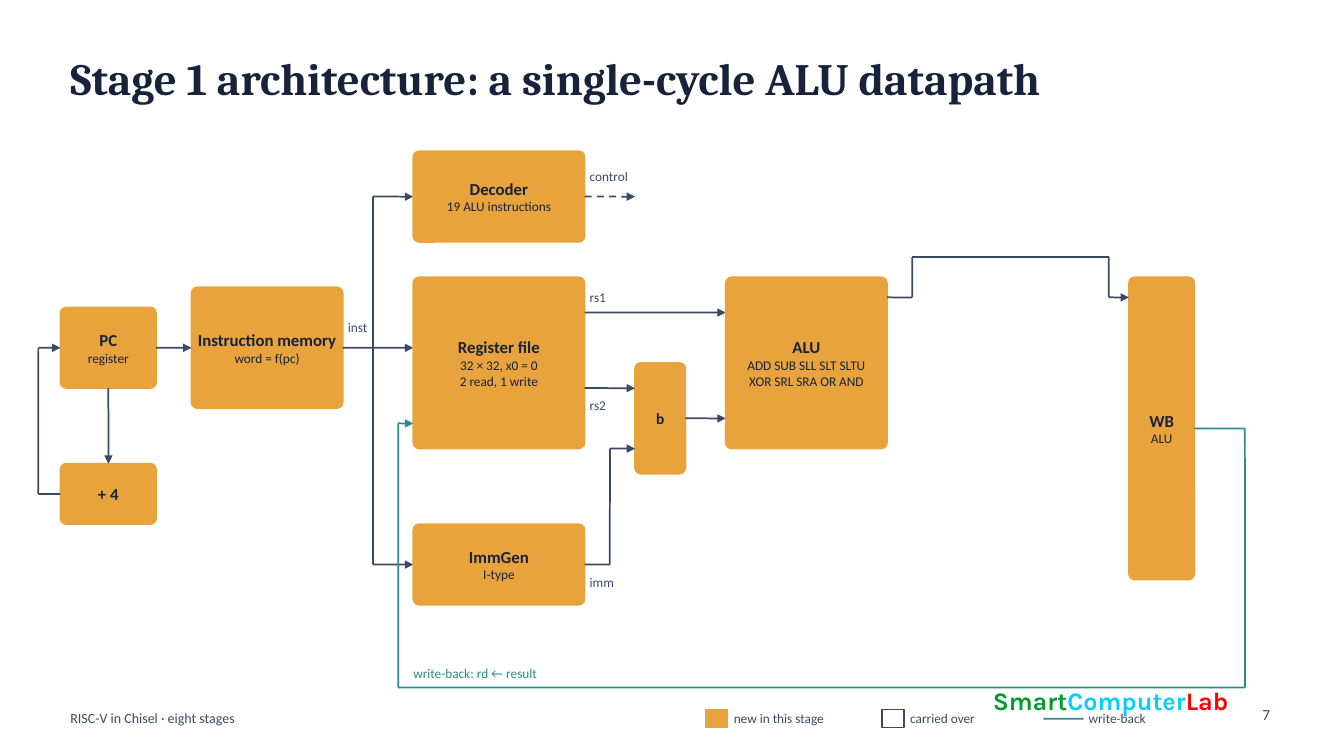
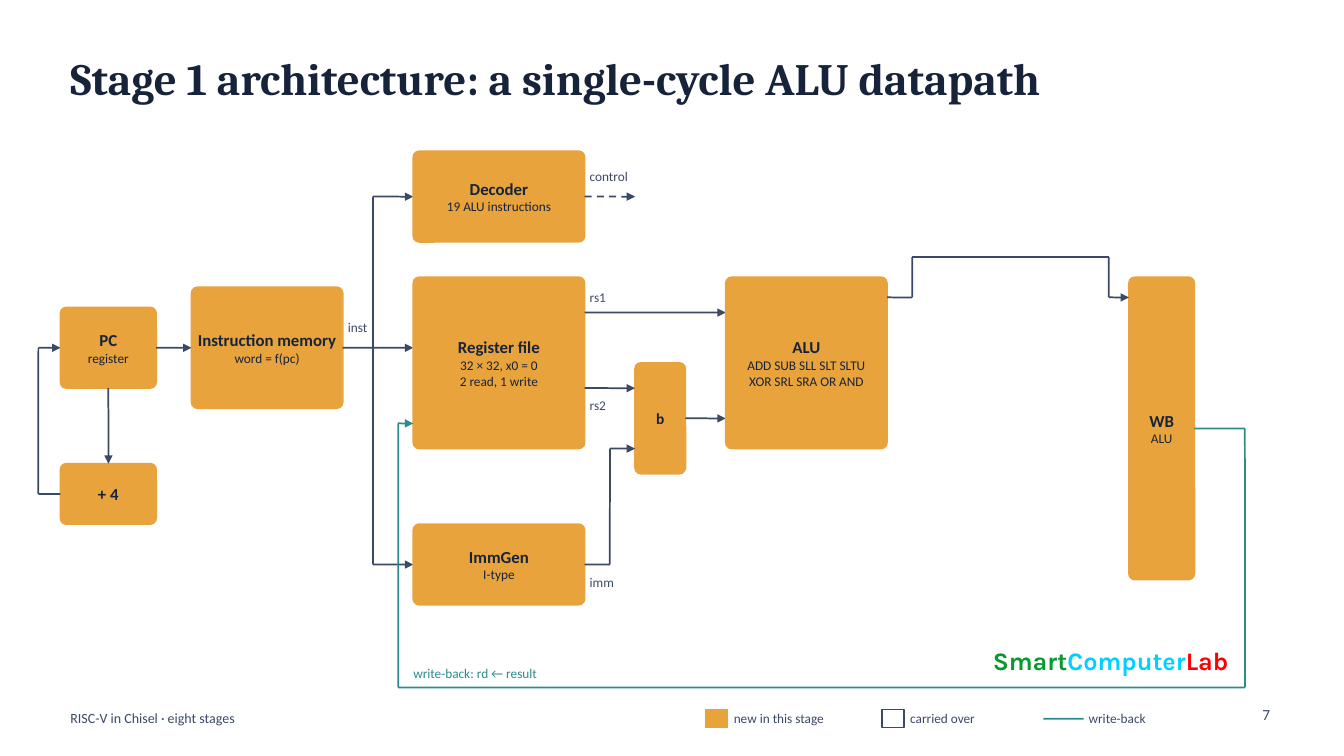
Before and after one commit to smartcomputerlab/Forging-RISC-V-Architectures-with-Claude-Code, a slide deck: slide 7 of docs/Forge.rv32im.pres.2026.odp. Drawn at 1344x756 pixels with LibreOffice and Linux fonts; fonts in the diff are those of the drawing. Boxes give left, top, right and bottom in pixels: in the first picture for what was removed or moved away, otherwise in the second. Text is boxed around its words. In the diff, an @@ line names an element or a change of style, - is before the commit and + after.

```diff
--- a/docs/Forge.rv32im.pres.2026.odp
+++ b/docs/Forge.rv32im.pres.2026.odp
@@ text "SmartComputerLab" rewrapped from box(993, 688, 1229, 717) to box(993, 652, 1229, 676) @@
```
Also in this commit, not shown: 1 other slide changed, 7 slides added, 1 other file.
